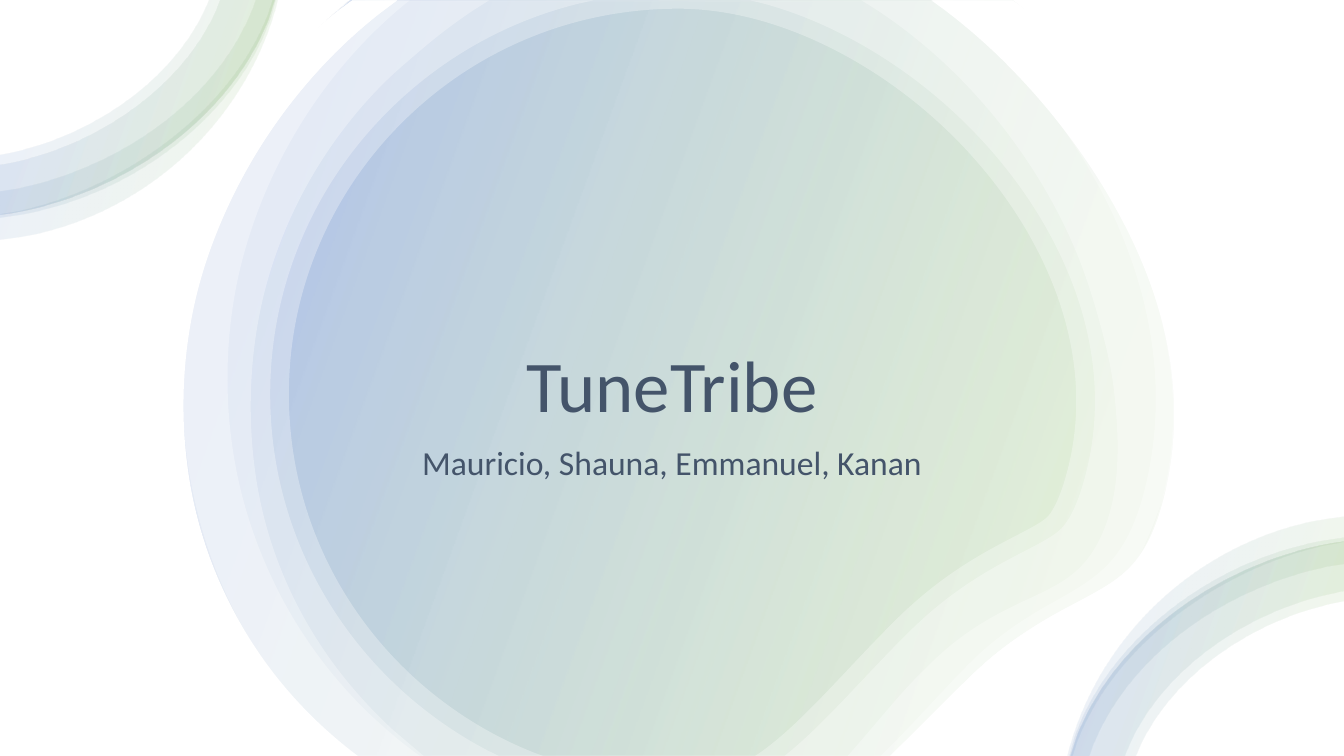
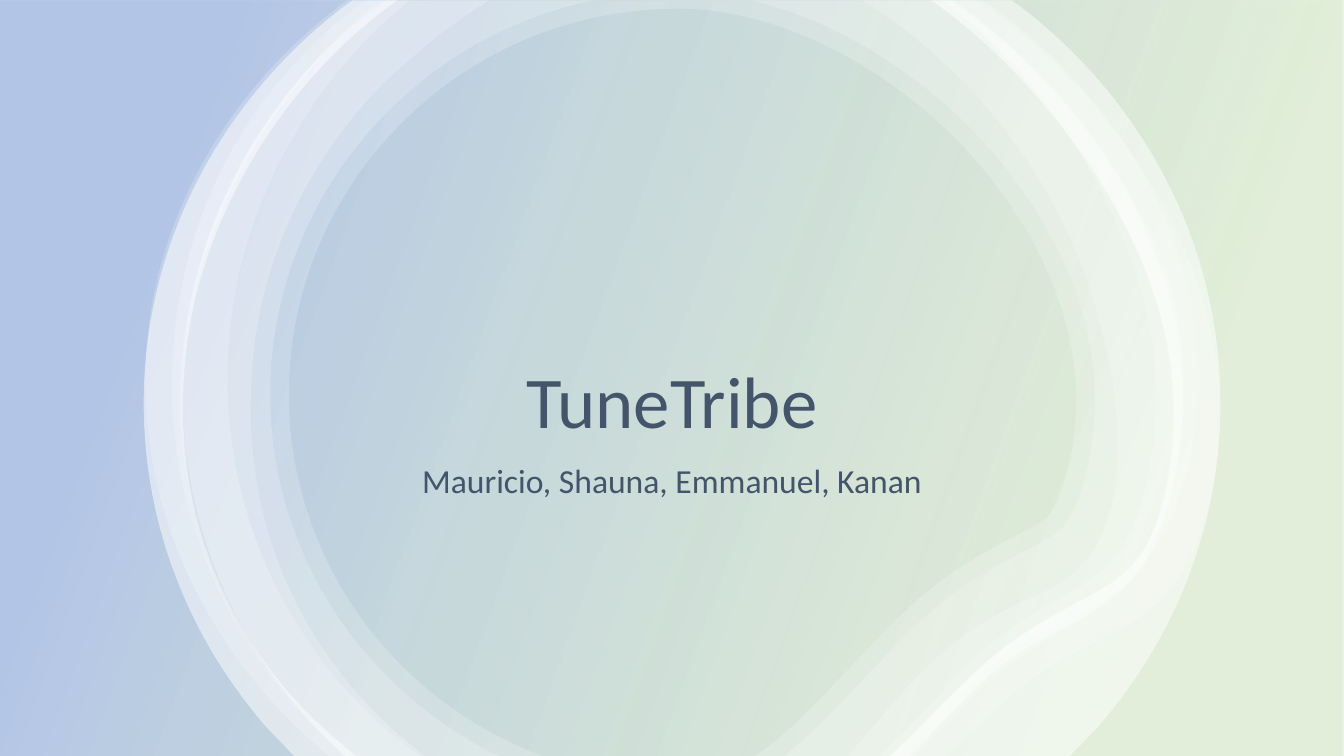
Before and after one commit to etgalang/TuneTribe, a slide deck: slide 1 of TuneTribe.pptx. Drawn at 1344x756 pixels with LibreOffice and Linux fonts; fonts in the diff are those of the drawing. Boxes give left, top, right and bottom in pixels: in the first picture for what was removed or moved away, otherwise in the second. Text is boxed around its words. In the diff, an @@ line names an element or a change of style, - is before the commit and + after.

Commit message:
pp

```diff
--- a/TuneTribe.pptx
+++ b/TuneTribe.pptx
@@ rectangle at [0, 0, 1344, 756]: fill #FFFFFF to gradient #70AD47 to #4472C4 @@
@@ group removed at [0, 0, 277, 239]: 4 freeform shapes @@
@@ freeform shape at [144, 0, 1221, 756]: fill #FFFFFF to #FFFFFF at 51% opacity; outline redrawn @@
@@ freeform shape removed at [144, 0, 1221, 756] @@
@@ fill #FFFFFF at 30% opacity to #FFFFFF at 20% opacity in 5 elements at [172, 0, 1199, 756], [182, 0, 1182, 756], [181, 0, 1184, 756], [179, 0, 1184, 756], [145, 0, 1220, 756] @@
@@ freeform shape removed at [165, 0, 1199, 756] @@
@@ title "TuneTribe": place and size @@
-title "TuneTribe" at [527, 361, 818, 413]
+title "TuneTribe" at [527, 377, 818, 429]
@@ subtitle "Mauricio, Shauna, Emmanuel, Kanan": place and size @@
-subtitle "Mauricio, Shauna, Emmanuel, Kanan" at [422, 451, 921, 479]
+subtitle "Mauricio, Shauna, Emmanuel, Kanan" at [422, 469, 921, 497]
@@ group removed at [1068, 516, 1344, 756]: 4 freeform shapes @@
```
Also in this commit, not shown: 2 other slides changed, 1 slide added.
